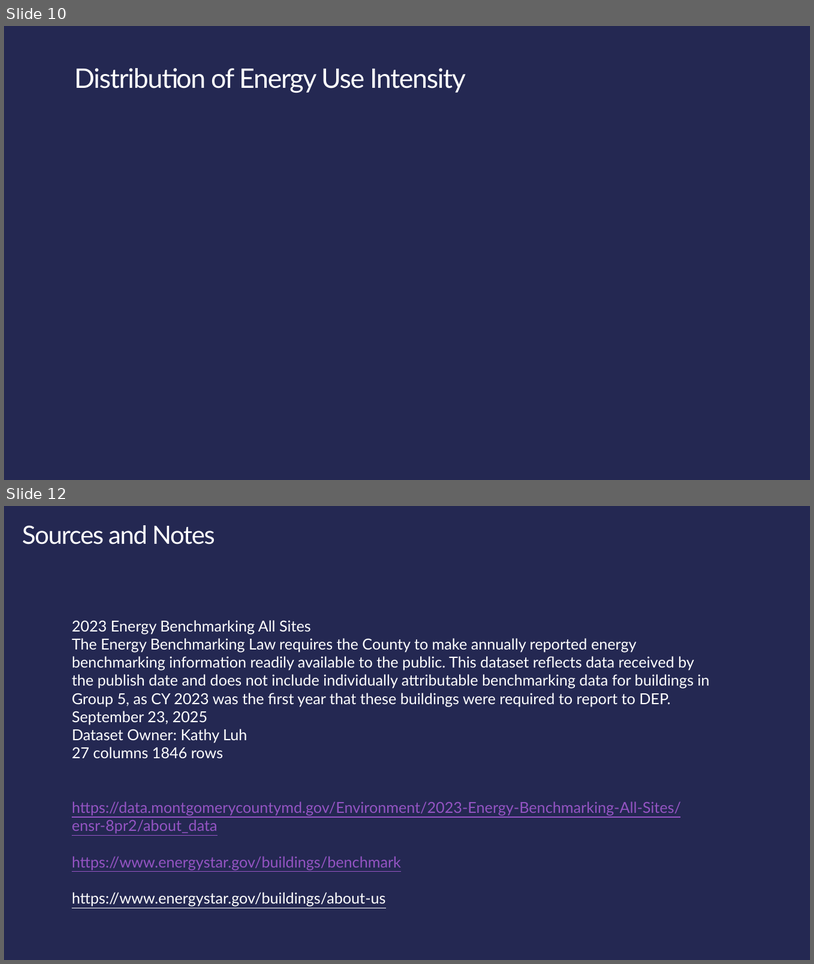
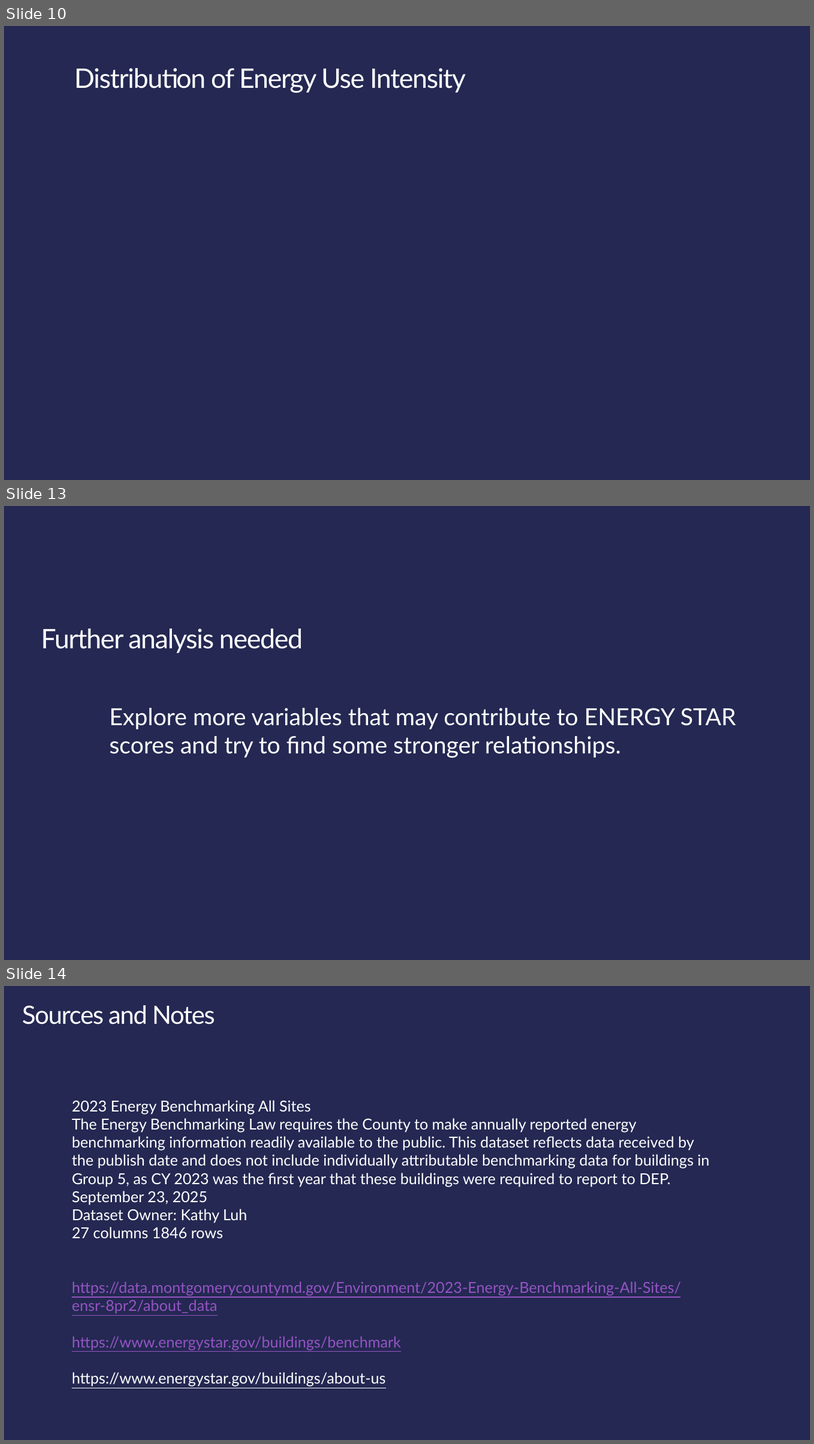
Before and after one commit to Alissa-Ouspen/data110_alissa, a slide deck: project1/Proj1_Present_Energy_Ouspenskaia.pptx. Shown one above the other, each under a label of ours: slides 10 and 12 before the commit, slides 10, 13 and 14 after it; the slides between them are not shown. The pictures are 814x964 and 814x1444 pixels, drawn with LibreOffice and Linux fonts; fonts in the diff are those of the drawing; background and template pictures are left out. Boxes give left, top, right and bottom in pixels: in the first picture for what was removed or moved away, otherwise in the second. Text is boxed around its words. In the diff, an @@ line names an element or a change of style, - is before the commit and + after.

```diff
--- a/project1/Proj1_Present_Energy_Ouspenskaia.pptx
+++ b/project1/Proj1_Present_Energy_Ouspenskaia.pptx
@@ slide 13 added at [4,506,810,960], background #242852 @@
@@ title added at [41,628,303,653], 32 pt, text #FFFFFF @@
+Further analysis needed
@@ text added at [110,708,737,757], 28 pt, text #FFFFFF @@
+Explore more variables that may contribute to ENERGY STAR scores and try to find some stronger relationships.
@@ what was slide 12 is now slide 14 @@
```
Also in this commit, not shown: 3 slides changed, 1 other slide added, 2 other files.
